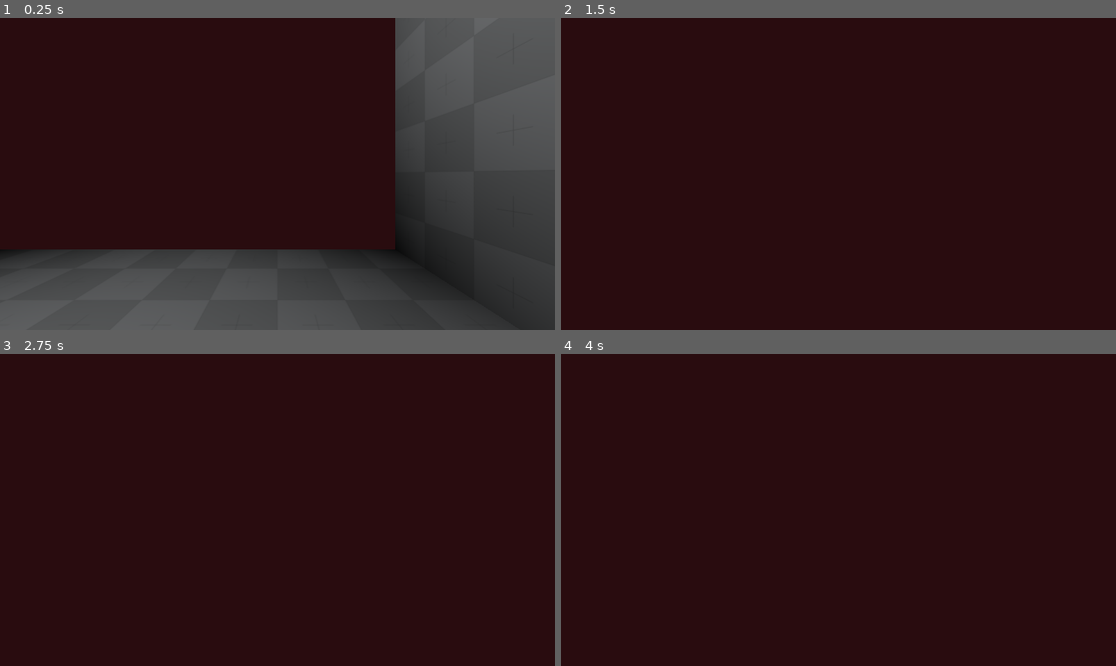
Above: before the commit, frames 1-4 (two rows, left to right).
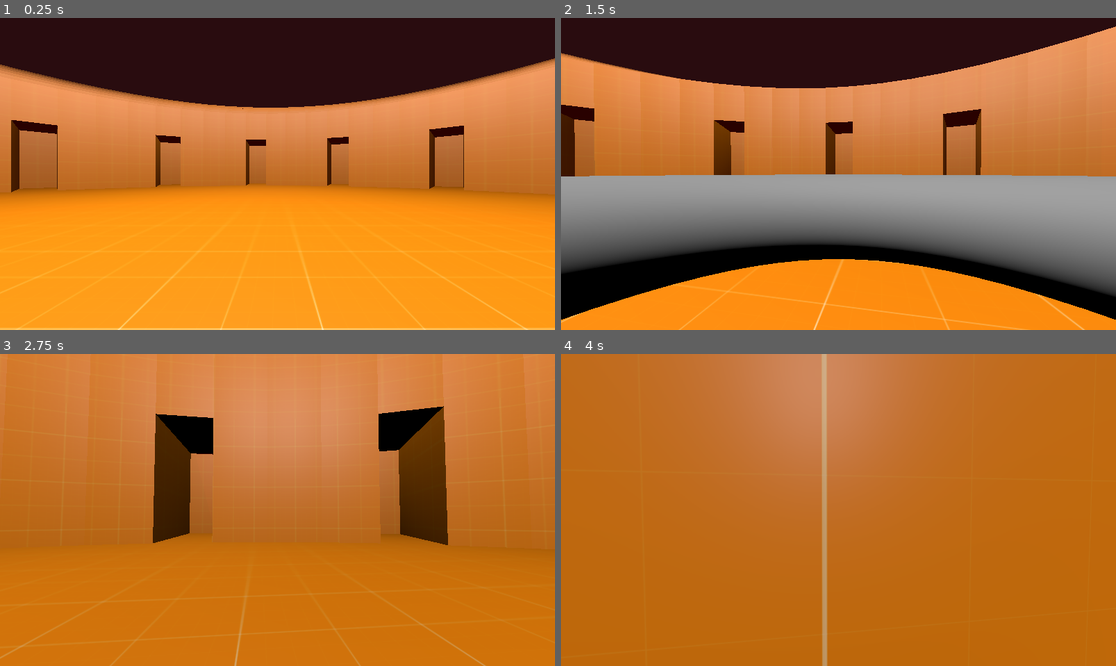
Above: after the commit, the same moments.

Repository: Checkmate-Chris1/lucifers-colosseum
Game: Godot game, scene res://main.tscn
Two runs of this game, one before a commit and one after it. Both use one fixed random seed, a clock stepped at 60 frames per second and the inputs below.
Inputs (mouse positions are in pixels of both pictures, inside the frame that each line leads up to):
- Up to frame 1 (0.25 s): no input
- Up to frame 2 (1.5 s): move the mouse to (866, 174) at 0.52 s; hold W (move_forward) from 0.53 s (still down); tap Shift (slam) at 0.6, 1.35 s; tap Space (jump) at 0.77 s; move the mouse to (810, 174) at 1.27 s
- Up to frame 3 (2.75 s): keep holding W (move_forward); tap Space (jump) at 1.52 s; move the mouse to (288, 503) at 2.02 s; tap Shift (slam) at 2.1 s
- Up to frame 4 (4 s): keep holding W (move_forward); move the mouse to (832, 516) at 2.77 s; tap Shift (slam) at 2.85, 3.6 s; tap Space (jump) at 3.02, 3.77 s; move the mouse to (877, 513) at 3.52 s

The runs differ from the first frame. In frame 1, 82% of the frame differs, in the area x 0-100%, y 0-100%; in frame 2, 81%; in frame 3, 98%; in frame 4, 100%.

Commit message:
Blockout colosseum added

Diff:
--- a/levels/lucifers_colosseum/lucifers_colosseum.tscn
+++ b/levels/lucifers_colosseum/lucifers_colosseum.tscn
@@ -1,56 +1,41 @@
-[gd_scene load_steps=8 format=3 uid="uid://jqam3rbvna36"]
+[gd_scene load_steps=4 format=3 uid="uid://jqam3rbvna36"]
 
-[ext_resource type="Texture2D" uid="uid://dbfs8hlp6ctwx" path="res://addons/kenney_prototype_textures/light/texture_08.png" id="1_vwxo2"]
+[ext_resource type="PackedScene" uid="uid://c3vm5e1l4qi0d" path="res://art/models/lucifersColosseum.glb" id="1_ddk8s"]
 [ext_resource type="PackedScene" uid="uid://604rwwxdjfyr" path="res://prefabs/oob_hitbox/oob_hitbox.tscn" id="2_jd8mx"]
-
-[sub_resource type="StandardMaterial3D" id="StandardMaterial3D_jd8mx"]
-albedo_texture = ExtResource("1_vwxo2")
-uv1_scale = Vector3(5, 5, 5)
-
-[sub_resource type="StandardMaterial3D" id="StandardMaterial3D_ddk8s"]
-albedo_texture = ExtResource("1_vwxo2")
-uv1_scale = Vector3(5, 5, 5)
-
-[sub_resource type="StandardMaterial3D" id="StandardMaterial3D_jbjv4"]
-albedo_texture = ExtResource("1_vwxo2")
-uv1_scale = Vector3(5, 5, 5)
-
-[sub_resource type="StandardMaterial3D" id="StandardMaterial3D_33ipc"]
-albedo_texture = ExtResource("1_vwxo2")
-uv1_scale = Vector3(5, 5, 5)
 
 [sub_resource type="Environment" id="Environment_vwxo2"]
 background_mode = 1
 background_color = Color(0.16050836, 0.045728914, 0.060704753, 1)
-ambient_light_color = Color(0.7088856, 0.2713967, 0.31187844, 1)
+ambient_light_color = Color(1, 1, 1, 1)
 
 [node name="LucifersColosseum" type="Node3D"]
 
-[node name="Floor" type="CSGBox3D" parent="."]
-material_override = SubResource("StandardMaterial3D_jd8mx")
-use_collision = true
-size = Vector3(5, 0.1, 5)
+[node name="lucifersColosseum" parent="." instance=ExtResource("1_ddk8s")]
 
-[node name="Wall" type="CSGBox3D" parent="."]
-transform = Transform3D(1, 0, 0, 0, 1, 0, 0, 0, 1, -2.5, 2.5, 0)
-material_override = SubResource("StandardMaterial3D_ddk8s")
-use_collision = true
-size = Vector3(0.1, 5, 5)
+[node name="OmniLight3D2" type="OmniLight3D" parent="lucifersColosseum"]
+transform = Transform3D(1, 0, 0, 0, 1, 0, 0, 0, 1, -17.955338, 21.836254, 0)
+light_energy = 15.0
+omni_range = 25.0
 
-[node name="Wall2" type="CSGBox3D" parent="."]
-transform = Transform3D(1, 0, 0, 0, 1, 0, 0, 0, 1, 2.5, 2.5, 0)
-material_override = SubResource("StandardMaterial3D_jbjv4")
-use_collision = true
-size = Vector3(0.1, 5, 5)
+[node name="OmniLight3D" type="OmniLight3D" parent="lucifersColosseum"]
+transform = Transform3D(1, 0, 0, 0, 1, 0, 0, 0, 1, 17.955, 21.836517, 0)
+light_energy = 15.0
+omni_range = 25.0
 
-[node name="Wall3" type="CSGBox3D" parent="."]
-transform = Transform3D(-4.371139e-08, 0, 1, 0, 1, 0, -1, 0, -4.371139e-08, 0, 2.5, 2.5)
-material_override = SubResource("StandardMaterial3D_33ipc")
-use_collision = true
-size = Vector3(0.1, 5, 5)
+[node name="OmniLight3D3" type="OmniLight3D" parent="lucifersColosseum"]
+transform = Transform3D(1, 0, 0, 0, 1, 0, 0, 0, 1, 0, 21.836517, 17.955)
+light_energy = 15.0
+omni_range = 25.0
 
-[node name="OmniLight3D" type="OmniLight3D" parent="."]
-transform = Transform3D(1, 0, 0, 0, 1, 0, 0, 0, 1, 0, 3.2827194, 0)
+[node name="OmniLight3D4" type="OmniLight3D" parent="lucifersColosseum"]
+transform = Transform3D(1, 0, 0, 0, 1, 0, 0, 0, 1, 0, 21.836517, -17.955)
+light_energy = 15.0
+omni_range = 25.0
+
+[node name="OmniLight3D6" type="OmniLight3D" parent="lucifersColosseum"]
+transform = Transform3D(1, 0, 0, 0, 1, 0, 0, 0, 1, 0, 11.671175, 0)
+light_energy = 15.0
+omni_range = 35.0
 
 [node name="WorldEnvironment" type="WorldEnvironment" parent="."]
 environment = SubResource("Environment_vwxo2")
--- a/project.godot
+++ b/project.godot
@@ -18,6 +18,10 @@
 
 Events="*res://globals/Events.gd"
 GameState="*res://globals/GameState.gd"
+
+[filesystem]
+
+import/blender/enabled=false
 
 [global_group]
 
Binary file added: art/models/lucifersColosseum.glb
Not shown, added: art/models/lucifersColosseum.glb.import
Binary file added: art/models/lucifersColosseum_texture_04.png
Not shown, added: art/models/lucifersColosseum_texture_04.png.import
Not shown, added: art/blender/lucifersColosseum.blend
Not shown, added: art/blender/lucifersColosseum.blend1
